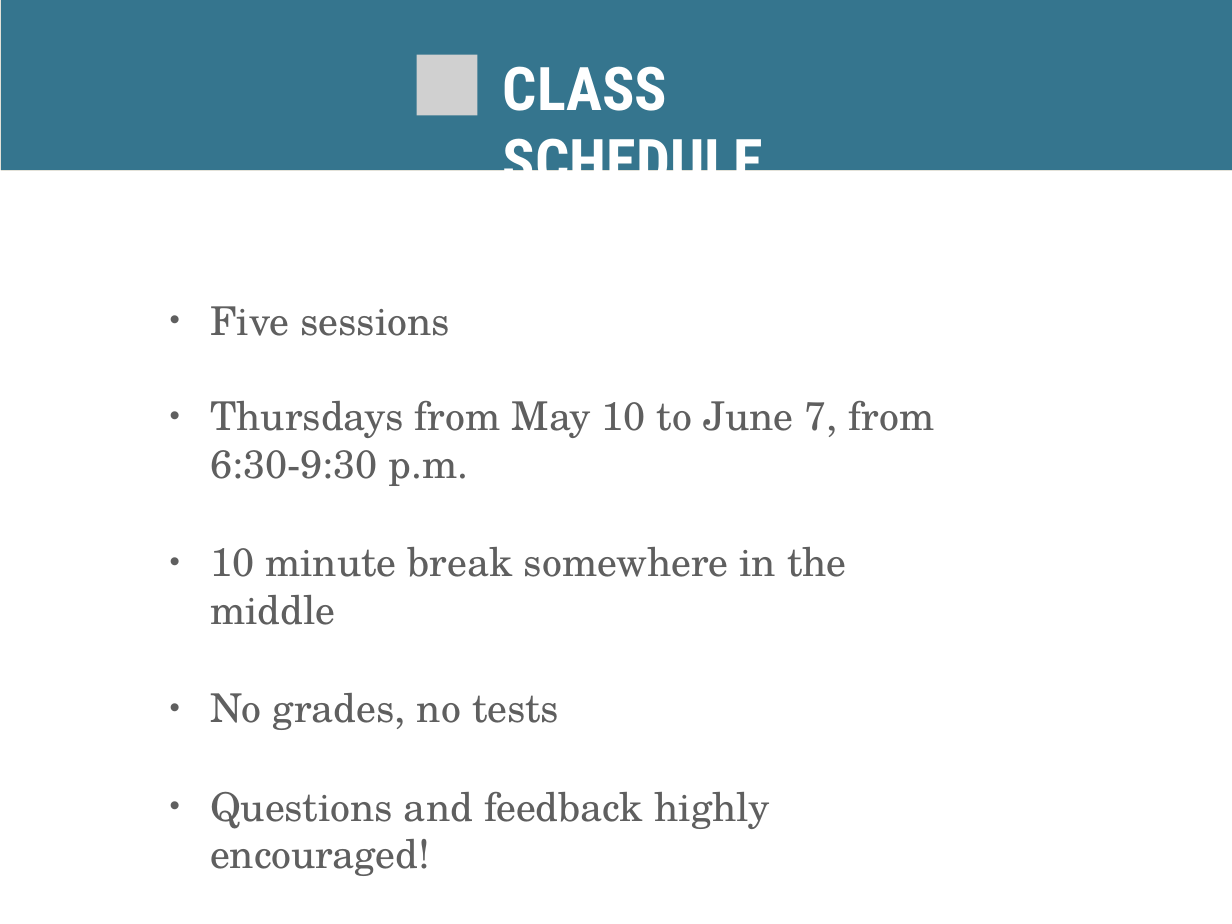
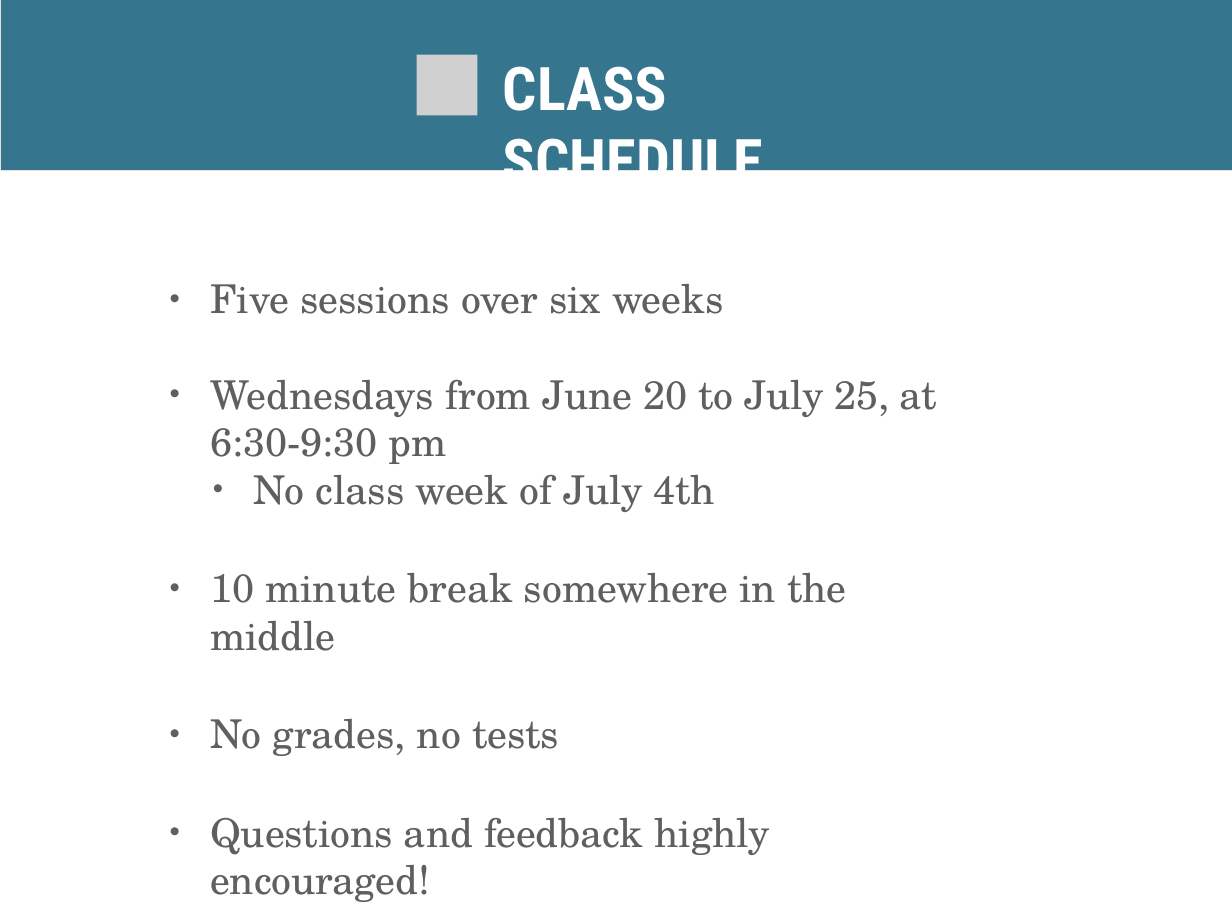
Before and after one commit to kweeket/dev-101, a slide deck: slide 3 of slides/week-1.pptx. Drawn at 1232x924 pixels with LibreOffice and Linux fonts; fonts in the diff are those of the drawing; grey boxes stand for pictures. Boxes give left, top, right and bottom in pixels: in the first picture for what was removed or moved away, otherwise in the second. Text is boxed around its words. In the diff, an @@ line names an element or a change of style, - is before the commit and + after.

```diff
--- a/slides/week-1.pptx
+++ b/slides/week-1.pptx
@@ text "Five sessions over six weeks": place and size @@
-text "Five sessions over six weeks" at [210,306,934,876]
+text "Five sessions over six weeks" at [210,284,937,902]
@@ text at [210,284,937,512]: text changed @@
-• Five sessions
-• Thursdays from May 10 to June 7, from 6:30-9:30 p.m.
+• Five sessions over six weeks
+• Wednesdays from June 20 to July 25, at 6:30-9:30 pm
+  • No class week of July 4th
```
Also in this commit, not shown: 15 other slides changed, 1 other file.
